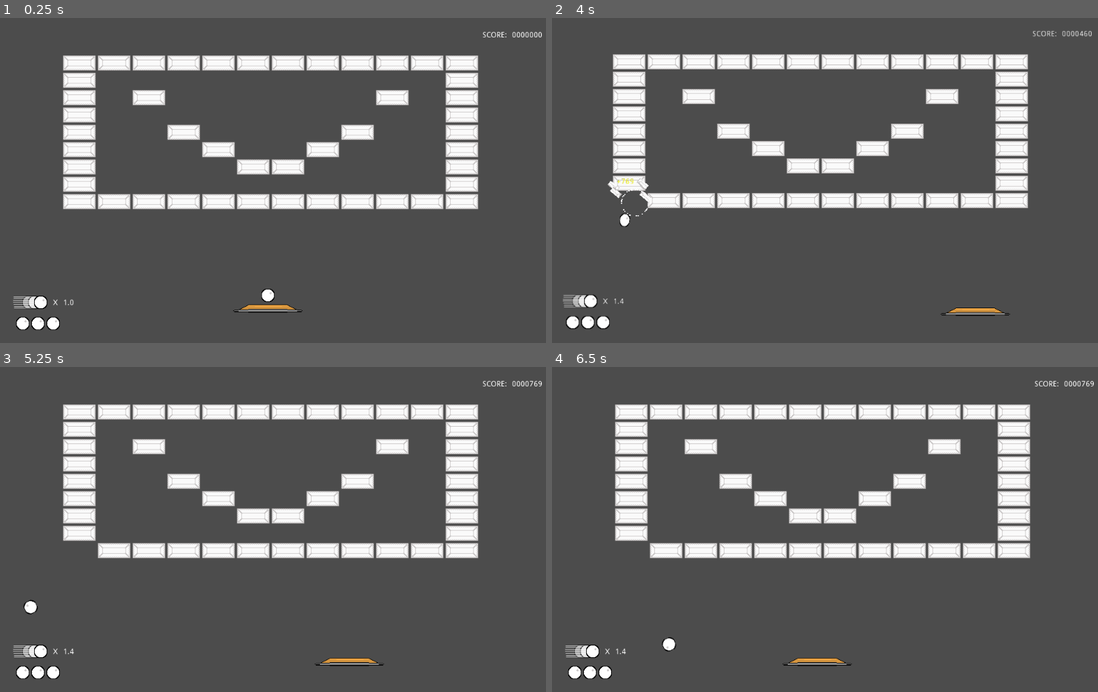
Above: before the commit, frames 1-4 (two rows, left to right).
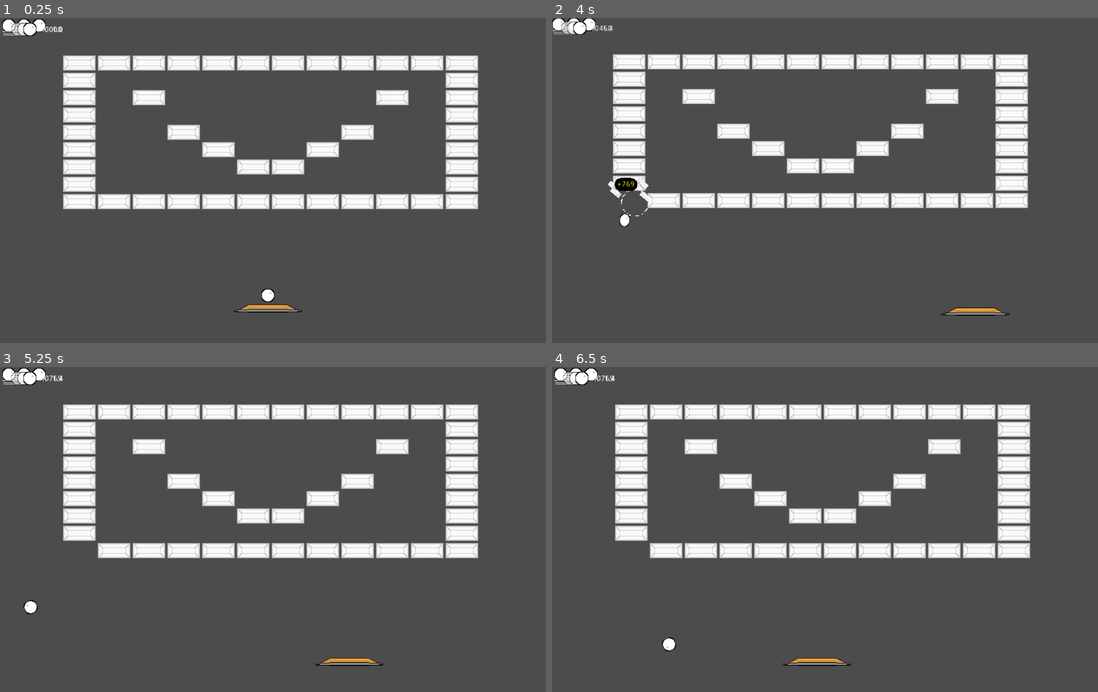
Above: after the commit, the same moments.

Repository: Anatolij-Grigorjev/Breakout4Godot
Game: Godot game, scene res://BreakoutGame.tscn
Same seed, same stepped clock (60 frames per second), same inputs: the game is played once before the commit and once after it.
Inputs (mouse positions are in pixels of both pictures, inside the frame that each line leads up to):
- Up to frame 1 (0.25 s): no input
- Up to frame 2 (4 s): tap Enter (ui_accept) at 0.5, 0.77, 3.77 s; move the mouse to (950, 164) at 0.52 s; hold Right (ui_right) 0.53-1.25 s; tap Alt at 0.6 s; click (950, 164) at 0.67 s; drag from (721, 196) to (803, 245) at 1.27 s; move the mouse to (885, 109) at 2.02 s; hold Right (ui_right) 2.03-2.75 s; tap Shift at 2.1 s; drag from (803, 245) to (661, 131) at 2.77 s; move the mouse to (999, 229) at 3.52 s; hold Left (ui_left) from 3.53 s (still down); tap Ctrl at 3.6 s
- Up to frame 3 (5.25 s): release Left (ui_left) at 4.25 s; drag from (109, 480) to (196, 448) at 4.27 s; move the mouse to (305, 529) at 5.02 s; hold Left (ui_left) from 5.03 s (still down); tap Alt at 5.1 s; click (305, 529) at 5.17 s
- Up to frame 4 (6.5 s): release Left (ui_left) at 5.75 s; drag from (748, 448) to (721, 545) at 5.77 s

The runs differ from the first frame. In frame 1, 1.0% of the frame differs, in the area x 0-100%, y 0-96%; in frame 2, 1.1%, in the area x 0-99%, y 0-96%; in frame 3, 0.9%; in frame 4, 0.9%.

Commit message:
create HUD scene and add scored points countours

Diff:
--- a/game/BreakoutGame.tscn
+++ b/game/BreakoutGame.tscn
@@ -35,7 +35,6 @@
 position = Vector2( 1044, 0 )
 
 [node name="TotalScore" parent="." instance=ExtResource( 8 )]
-position = Vector2( 884, 10 )
 
 [node name="ParticlesBattery" type="Node2D" parent="."]
 script = ExtResource( 6 )
@@ -57,7 +56,5 @@
 position = Vector2( 515, 613 )
 
 [node name="LivesCounter" parent="." instance=ExtResource( 10 )]
-position = Vector2( 26, 550 )
 
 [node name="BallSpeedIcon" parent="." instance=ExtResource( 1 )]
-position = Vector2( 20, 504 )
--- a/game/gui/AccumCounter.gd
+++ b/game/gui/AccumCounter.gd
@@ -1,5 +1,5 @@
 tool
-extends Node2D
+extends Control
 
 export(String) var valueTagText: String = "SCORE: "
 export(String) var valueFormat: String = "%07d"
--- a/game/gui/AccumCounter.tscn
+++ b/game/gui/AccumCounter.tscn
@@ -2,7 +2,7 @@
 
 [ext_resource path="res://gui/AccumCounter.gd" type="Script" id=1]
 
-[node name="AccumCounter" type="Node2D"]
+[node name="AccumCounter" type="Control"]
 script = ExtResource( 1 )
 
 [node name="Tween" type="Tween" parent="."]
--- a/game/gui/BallSpeedIcon.gd
+++ b/game/gui/BallSpeedIcon.gd
@@ -1,4 +1,4 @@
-extends Node2D
+extends Control
 
 
 onready var mult_Lbl: Label = $HBoxContainer/MultiplierLbl
--- a/game/gui/BallSpeedIcon.tscn
+++ b/game/gui/BallSpeedIcon.tscn
@@ -3,7 +3,7 @@
 [ext_resource path="res://gui/ball_speed_icon.png" type="Texture" id=1]
 [ext_resource path="res://gui/BallSpeedIcon.gd" type="Script" id=2]
 
-[node name="BallSpeedIcon" type="Node2D"]
+[node name="BallSpeedIcon" type="Control"]
 script = ExtResource( 2 )
 
 [node name="HBoxContainer" type="HBoxContainer" parent="."]
--- /dev/null
+++ b/game/gui/GameHUD.tscn
@@ -0,0 +1,15 @@
+[gd_scene load_steps=4 format=2]
+
+[ext_resource path="res://gui/BallSpeedIcon.tscn" type="PackedScene" id=1]
+[ext_resource path="res://gui/AccumCounter.tscn" type="PackedScene" id=2]
+[ext_resource path="res://gui/LivesCounter.tscn" type="PackedScene" id=3]
+
+[node name="GameHUD" type="Control"]
+anchor_right = 1.0
+anchor_bottom = 1.0
+
+[node name="AccumCounter" parent="." instance=ExtResource( 2 )]
+
+[node name="BallSpeedIcon" parent="." instance=ExtResource( 1 )]
+
+[node name="LivesCounter" parent="." instance=ExtResource( 3 )]
--- a/game/gui/LivesCounter.gd
+++ b/game/gui/LivesCounter.gd
@@ -1,5 +1,5 @@
 tool
-extends Node2D
+extends Control
 
 const ExtraBallScn = preload("res://gui/ExtraBallImage.tscn")
 
--- a/game/gui/LivesCounter.tscn
+++ b/game/gui/LivesCounter.tscn
@@ -3,7 +3,7 @@
 [ext_resource path="res://gui/ExtraBallImage.tscn" type="PackedScene" id=1]
 [ext_resource path="res://gui/LivesCounter.gd" type="Script" id=2]
 
-[node name="LivesCounter" type="Node2D"]
+[node name="LivesCounter" type="Control"]
 script = ExtResource( 2 )
 
 [node name="HBoxContainer" type="HBoxContainer" parent="."]
--- a/game/gui/ScoredPoints.tscn
+++ b/game/gui/ScoredPoints.tscn
@@ -1,15 +1,30 @@
-[gd_scene load_steps=3 format=2]
+[gd_scene load_steps=4 format=2]
 
 [ext_resource path="res://gui/ScoredPoints.gd" type="Script" id=1]
 [ext_resource path="res://tools/TTL.gd" type="Script" id=2]
 
+[sub_resource type="StyleBoxFlat" id=1]
+bg_color = Color( 0, 0, 0, 1 )
+border_width_left = 5
+border_width_top = 5
+border_width_right = 5
+border_width_bottom = 5
+border_color = Color( 0, 0, 0, 1 )
+corner_radius_top_left = 90
+corner_radius_top_right = 90
+corner_radius_bottom_right = 90
+corner_radius_bottom_left = 90
+anti_aliasing = false
+
 [node name="ScoredPoints" type="Node2D"]
 script = ExtResource( 1 )
+colorsCycle = [ Color( 0.607843, 0.607843, 0.980392, 1 ), Color( 1, 1, 0, 1 ) ]
 colorFlashDuration = 0.15
 
 [node name="Label" type="Label" parent="."]
 margin_right = 40.0
 margin_bottom = 14.0
+custom_styles/normal = SubResource( 1 )
 text = "+100"
 align = 1
 uppercase = true
